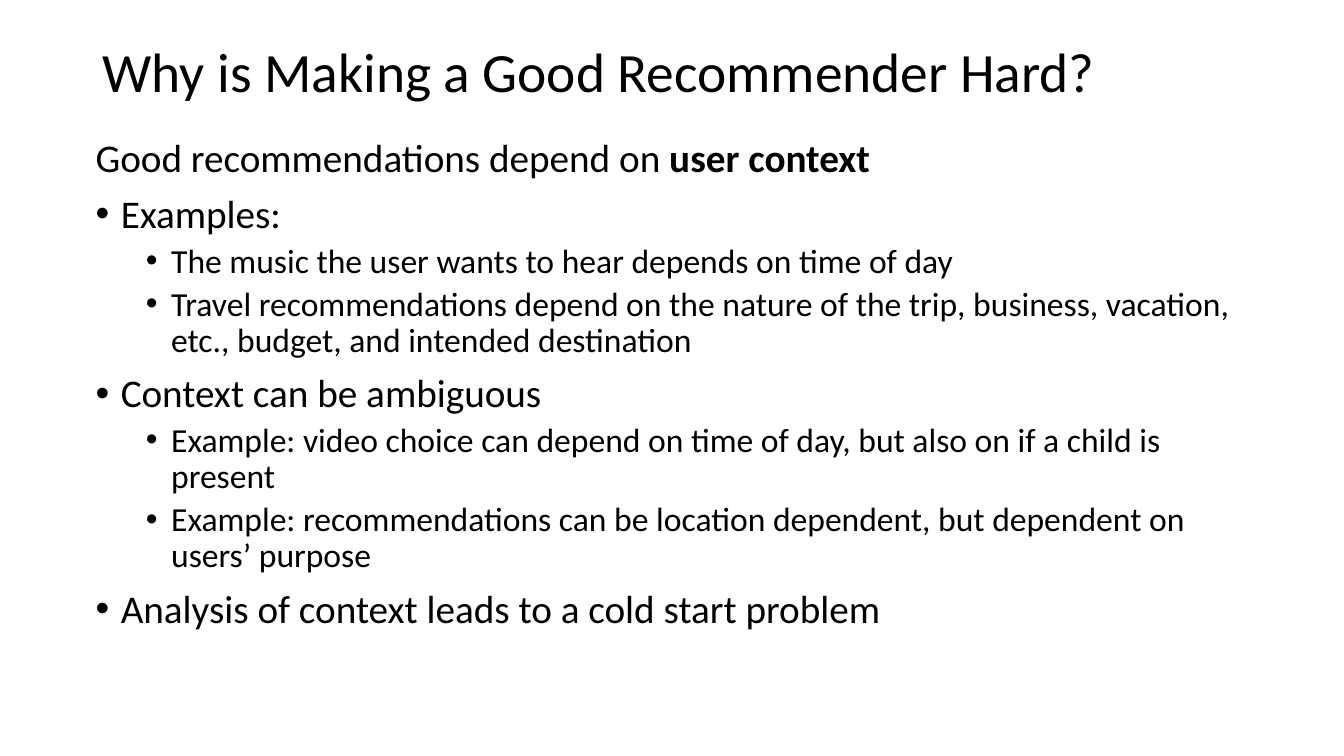
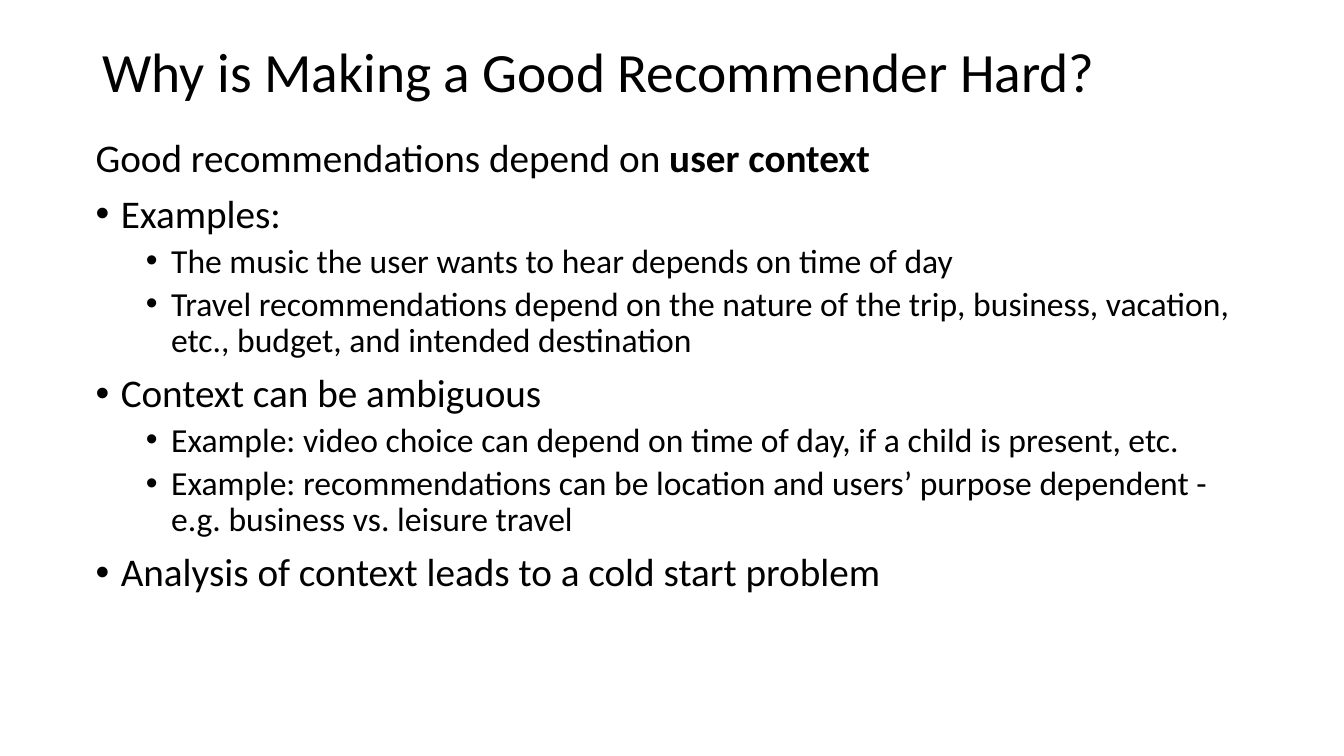
Before and after one commit to StephenElston/CSCI-E-108, a slide deck: slide 19 of slides/11_RecommenderSystems_Part1.pptx. Drawn at 1344x756 pixels with LibreOffice and Linux fonts; fonts in the diff are those of the drawing. Boxes give left, top, right and bottom in pixels: in the first picture for what was removed or moved away, otherwise in the second. Text is boxed around its words. In the diff, an @@ line names an element or a change of style, - is before the commit and + after.

```diff
--- a/slides/11_RecommenderSystems_Part1.pptx
+++ b/slides/11_RecommenderSystems_Part1.pptx
@@ text at (x1=171, y1=428, x2=1189, y2=537): text changed @@
-  • Example: video choice can depend on time of day, but also on if a child is present
-  • Example: recommendations can be location dependent, but dependent on users’ purpose
+  • Example: video choice can depend on time of day, if a child is present, etc.
+  • Example: recommendations can be location and users’ purpose dependent - e.g. business vs. leisure travel
```
Also in this commit, not shown: 11 other slides changed.
